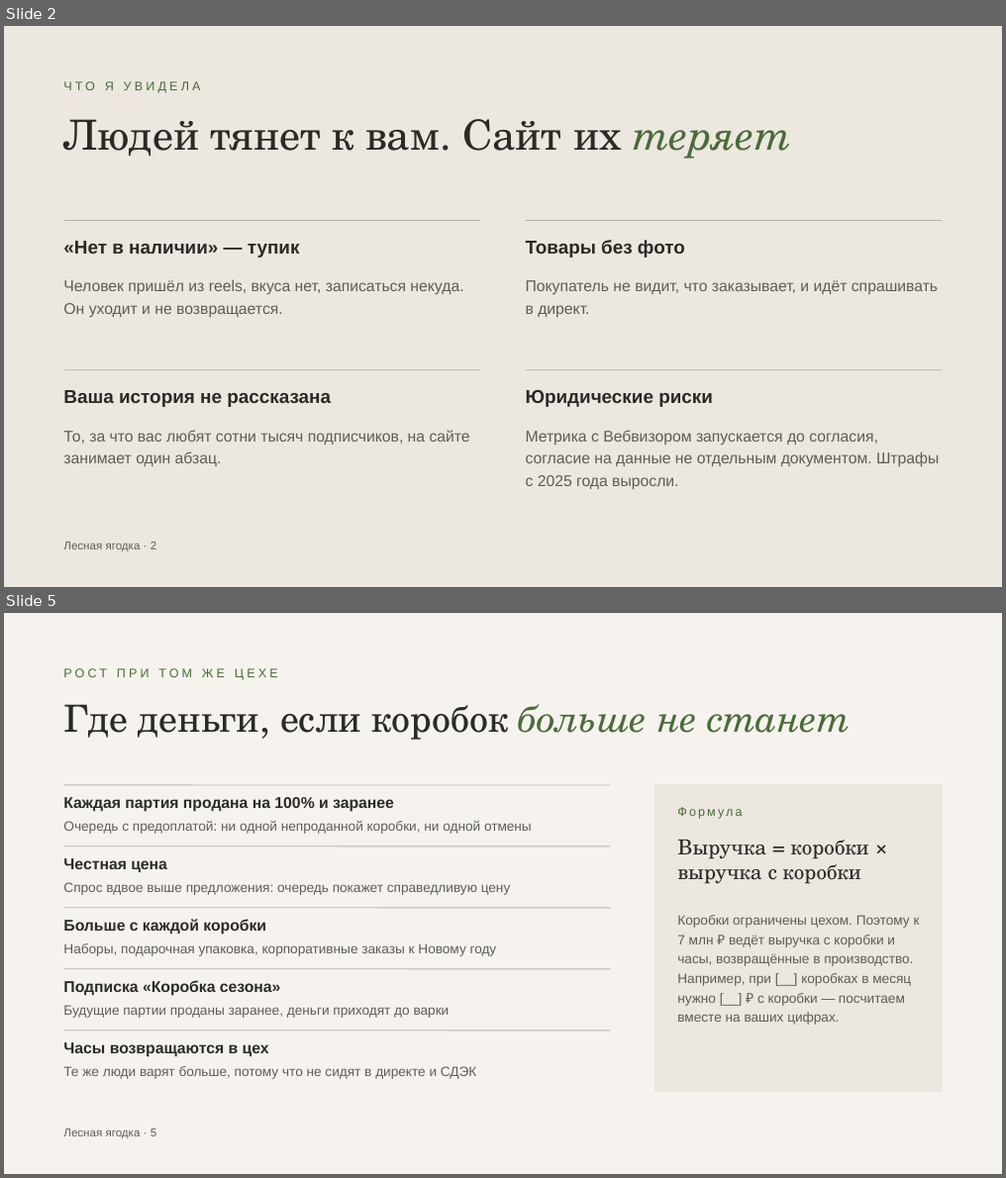
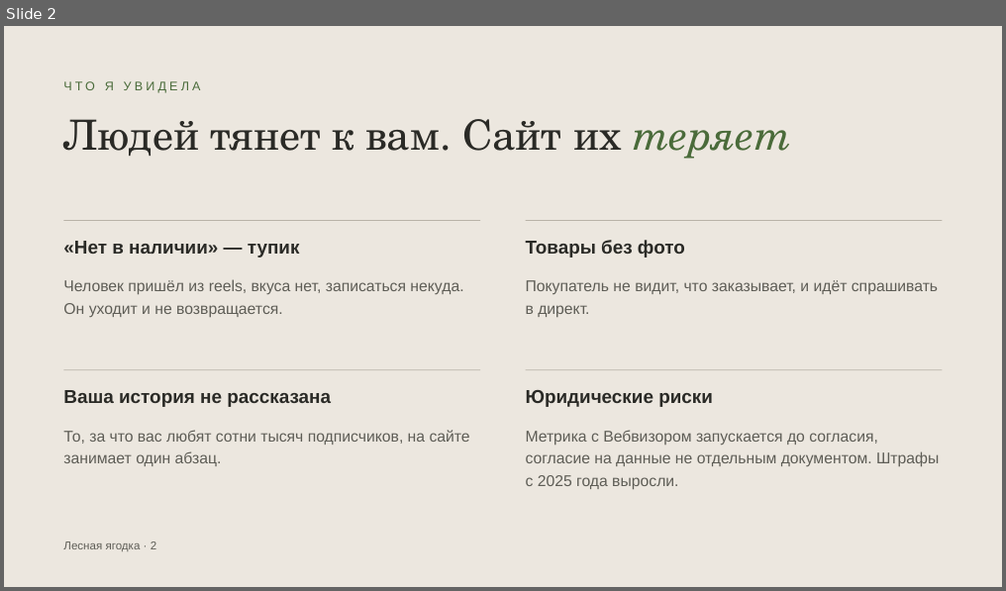
Before and after one commit to ellischment/svoya_ferma, a slide deck: docs/preview/lesnaya-yagodka-predlozhenie.pptx. Shown one above the other, each under a label of ours: slides 2 and 5 before the commit, slide 2 after it; the slides between them are not shown. The pictures are 1006x1178 and 1006x591 pixels, drawn with LibreOffice and Linux fonts; fonts in the diff are those of the drawing. Boxes give left, top, right and bottom in pixels: in the first picture for what was removed or moved away, otherwise in the second. Text is boxed around its words. In the diff, an @@ line names an element or a change of style, - is before the commit and + after.

```diff
--- a/docs/preview/lesnaya-yagodka-predlozhenie.pptx
+++ b/docs/preview/lesnaya-yagodka-predlozhenie.pptx
@@ slide 5 removed at [4,613,1002,1174], background #F6F3EE @@
@@ text removed at [63,668,278,680] @@
-РОСТ ПРИ ТОМ ЖЕ ЦЕХЕ
@@ text removed at [63,704,849,740] @@
-Где деньги, если коробок больше не станет
@@ line removed from (63, 785) to (611, 785) @@
@@ rectangle removed at [655,785,943,1092] @@
@@ text removed at [63,797,394,812] @@
-Каждая партия продана на 100% и заранее
@@ text removed at [677,807,742,819] @@
-Формула
@@ text removed at [63,821,532,834] @@
-Очередь с предоплатой: ни одной непроданной коробки, ни одной отмены
@@ line removed from (63, 847) to (611, 847) @@
@@ text removed at [677,840,869,884] @@
-Выручка = коробки × выручка с коробки
@@ text removed at [63,859,167,872] @@
-Честная цена
@@ text removed at [63,882,511,895] @@
-Спрос вдвое выше предложения: очередь покажет справедливую цену
@@ line removed from (63, 908) to (611, 908) @@
@@ text removed at [63,919,266,935] @@
-Больше с каждой коробки
@@ text removed at [677,915,920,1025] @@
-Коробки ограничены цехом. Поэтому к 7 млн ₽ ведёт выручка с коробки и часы, возвращённые в производство. Например, при [__] коробках в месяц нужно [__] ₽ с коробки — посчитаем вместе на ваших цифрах.
@@ text removed at [63,944,497,957] @@
-Наборы, подарочная упаковка, корпоративные заказы к Новому году
@@ line removed from (63, 969) to (611, 969) @@
@@ text removed at [63,980,281,996] @@
-Подписка «Коробка сезона»
@@ text removed at [63,1005,450,1018] @@
-Будущие партии проданы заранее, деньги приходят до варки
@@ line removed from (63, 1031) to (611, 1031) @@
@@ text removed at [63,1043,269,1058] @@
-Часы возвращаются в цех
@@ text removed at [63,1066,477,1079] @@
-Те же люди варят больше, потому что не сидят в директе и СДЭК
@@ text removed at [63,1129,156,1139] @@
-Лесная ягодка · 5
```
Also in this commit, not shown: 9 slides changed, 6 slides added, 2 other slides removed.
